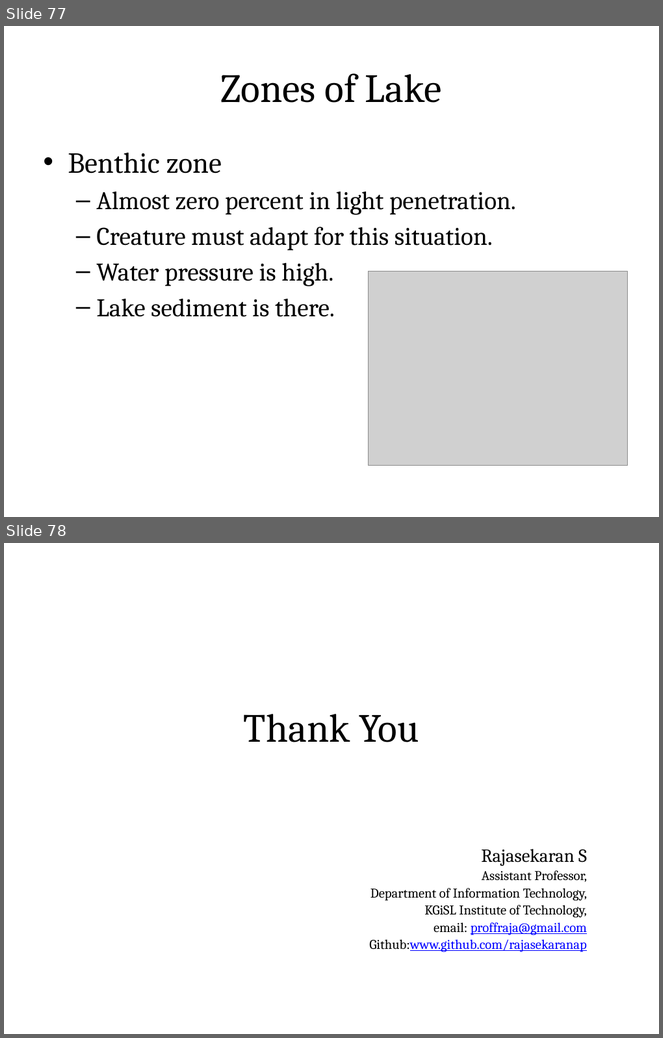
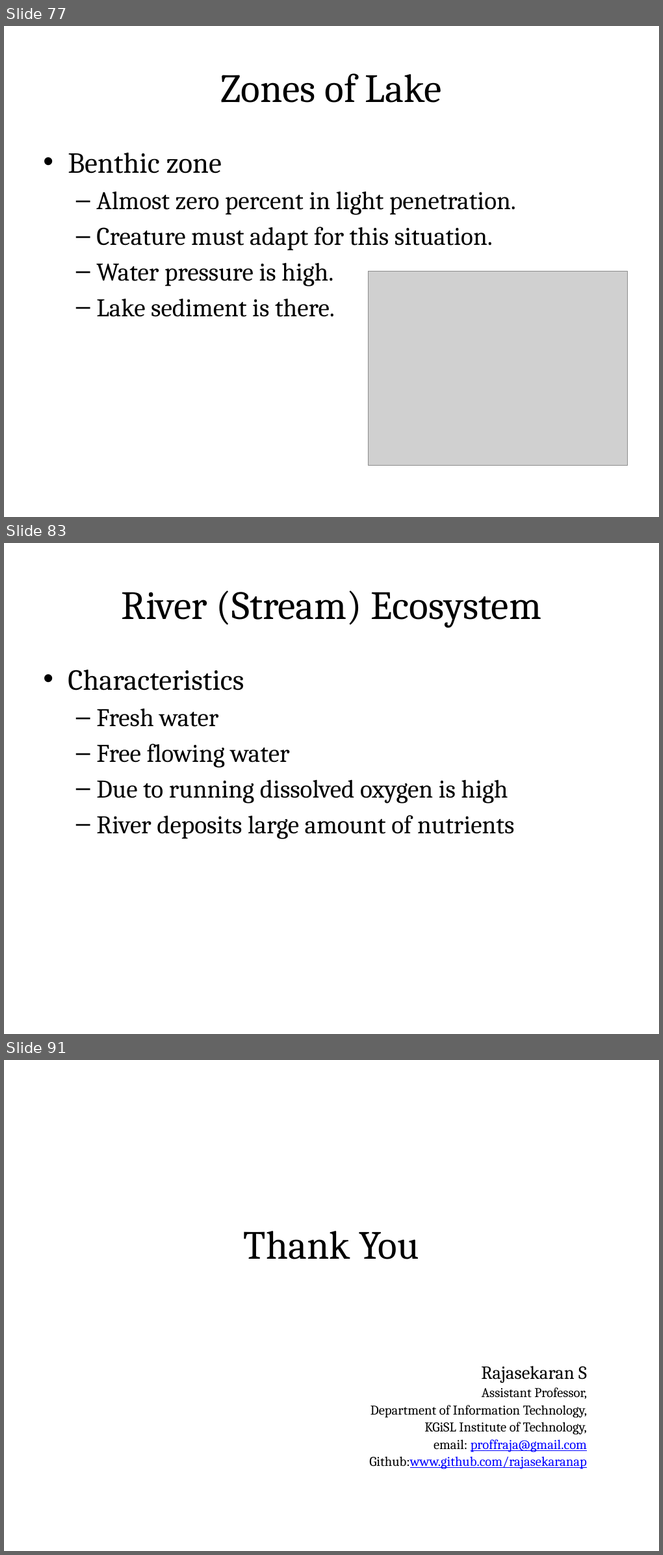
Before and after one commit to rajasekaran36/GE8291-Environmental-Science-and-Engineering, a slide deck: Slides/GE8291-U1.pptx. Shown one above the other, each under a label of ours: slides 77 and 78 before the commit, slides 77, 83 and 91 after it; the slides between them are not shown. The pictures are 663x1038 and 663x1555 pixels, drawn with LibreOffice and Linux fonts; fonts in the diff are those of the drawing; grey boxes stand for pictures. Boxes give left, top, right and bottom in pixels: in the first picture for what was removed or moved away, otherwise in the second. Text is boxed around its words. In the diff, an @@ line names an element or a change of style, - is before the commit and + after.

```diff
--- a/Slides/GE8291-U1.pptx
+++ b/Slides/GE8291-U1.pptx
@@ slide 83 added at <box>4,543,659,1034</box>, background #FFFFFF @@
@@ title added at <box>36,563,627,644</box>, fill gradient #DAFDA7 to #E4FCC2 to #F5FFE7, outline #98B955 0.75 pt, 44 pt, text #000000 @@
+River (Stream) Ecosystem
@@ text added at <box>68,670,515,839</box>, 28 pt, text #000000 @@
+• Characteristics
+  – Fresh water
+  – Free flowing water
+  – Due to running dissolved oxygen is high
+  – River deposits large amount of nutrients
@@ what was slide 78 is now slide 91 @@
```
Also in this commit, not shown: 12 other slides added, 1 other file.
